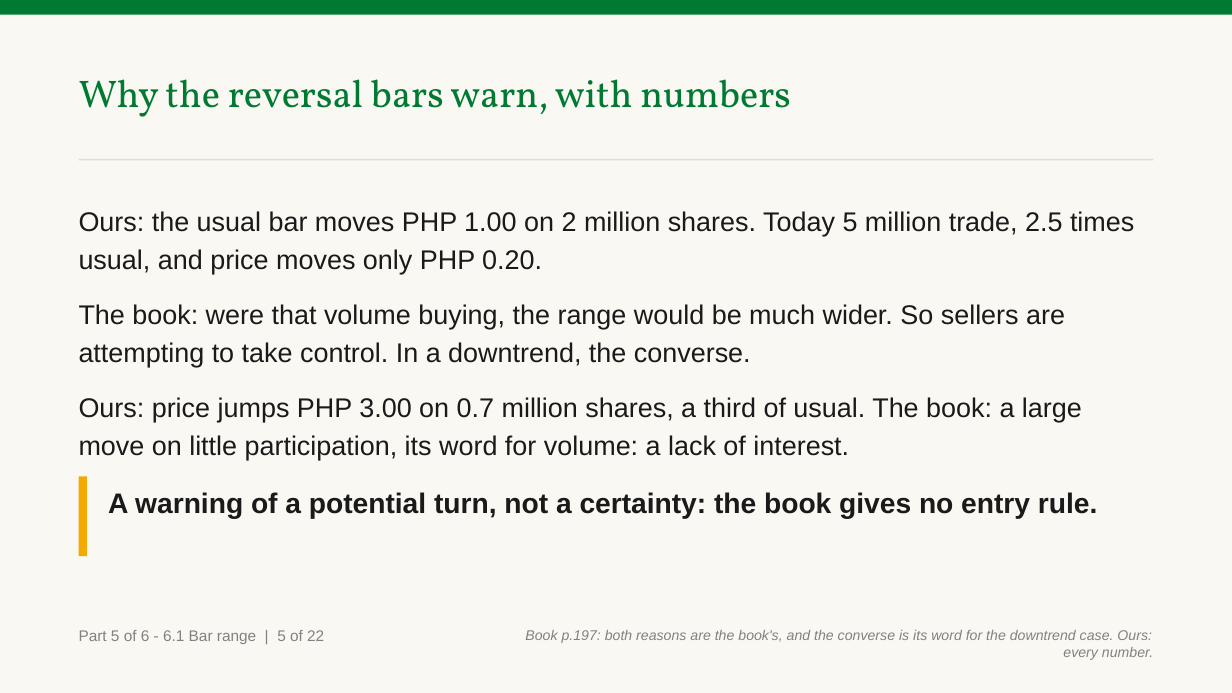
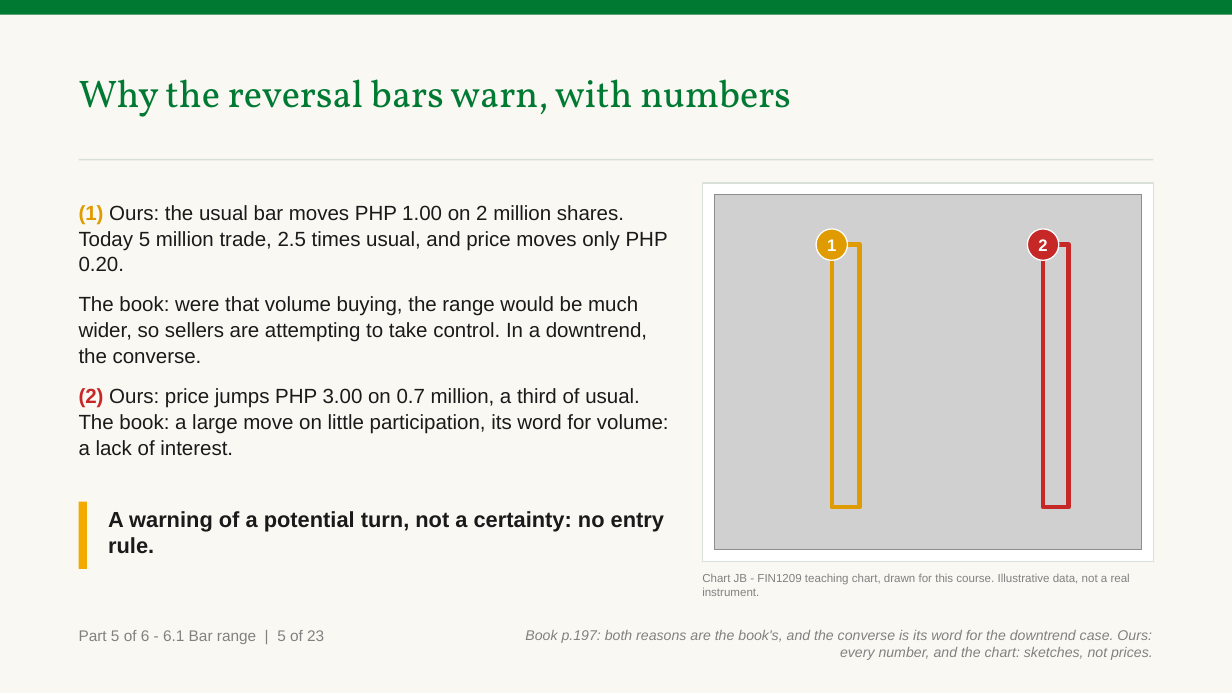
Before and after one commit to benjiesotelo-sudo/Telos_FIN1209, a slide deck: slide 146 of chapter-06/FIN1209-Chapter-06.pptx. Drawn at 1232x693 pixels with LibreOffice and Linux fonts; fonts in the diff are those of the drawing; grey boxes stand for pictures. Boxes give left, top, right and bottom in pixels: in the first picture for what was removed or moved away, otherwise in the second. Text is boxed around its words. In the diff, an @@ line names an element or a change of style, - is before the commit and + after.

```diff
--- a/chapter-06/FIN1209-Chapter-06.pptx
+++ b/chapter-06/FIN1209-Chapter-06.pptx
@@ text at (79, 205, 669, 456): text changed; size 21 to 16 pt @@
-Ours: the usual bar moves PHP 1.00 on 2 million shares. Today 5 million trade, 2.5 times usual, and price moves only PHP 0.20.
-The book: were that volume buying, the range would be much wider. So sellers are attempting to take control. In a downtrend, the converse.
-Ours: price jumps PHP 3.00 on 0.7 million shares, a third of usual. The book: a large move on little participation, its word for volume: a lack of interest.
+(1) Ours: the usual bar moves PHP 1.00 on 2 million shares. Today 5 million trade, 2.5 times usual, and price moves only PHP 0.20.
+The book: were that volume buying, the range would be much wider, so sellers are attempting to take control. In a downtrend, the converse.
+(2) Ours: price jumps PHP 3.00 on 0.7 million, a third of usual. The book: a large move on little participation, its word for volume: a lack of interest.
@@ rectangle added at (702, 183, 1153, 562), fill #FFFFFF, outline #D7E0D9 1 pt @@
@@ picture added at (714, 195, 1141, 550) @@
@@ ellipse added at (816, 229, 848, 261), fill #E09B00, outline #FFFFFF 1 pt, 13 pt, text #FFFFFF, bold @@
+1
@@ ellipse added at (1028, 229, 1059, 261), fill #C62828, outline #FFFFFF 1 pt, 13 pt, text #FFFFFF, bold @@
+2
@@ rectangle added at (832, 245, 860, 507), outline #E09B00 3.5 pt @@
@@ rectangle added at (1043, 245, 1069, 507), outline #C62828 3.5 pt @@
@@ rectangle: place and size @@
-rectangle at (79, 476, 87, 555)
+rectangle at (79, 502, 87, 569)
@@ text at (108, 511, 664, 554): text changed; size 22 to 17 pt @@
-A warning of a potential turn, not a certainty: the book gives no entry rule.
+A warning of a potential turn, not a certainty: no entry rule.
@@ text added at (702, 573, 1130, 596), 9 pt, text #818181 @@
+Chart JB - FIN1209 teaching chart, drawn for this course. Illustrative data, not a real instrument.
@@ text at (79, 630, 324, 644): text changed @@
-Part 5 of 6 - 6.1 Bar range | 5 of 22
+Part 5 of 6 - 6.1 Bar range | 5 of 23
@@ text at (525, 630, 1153, 660): text changed @@
-Book p.197: both reasons are the book's, and the converse is its word for the downtrend case. Ours: every number.
+Book p.197: both reasons are the book's, and the converse is its word for the downtrend case. Ours: every number, and the chart: sketches, not prices.
```
Also in this commit, not shown: 41 other slides changed, 5 slides added, 3 other files.
